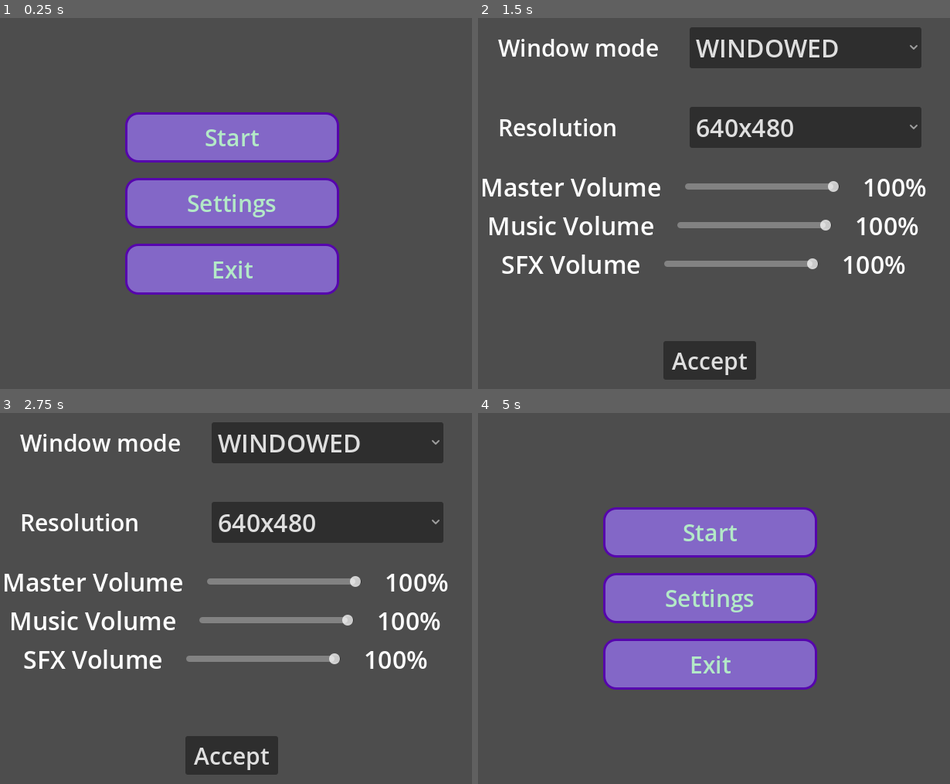
Above: before the commit, frames 1-4 (two rows, left to right).
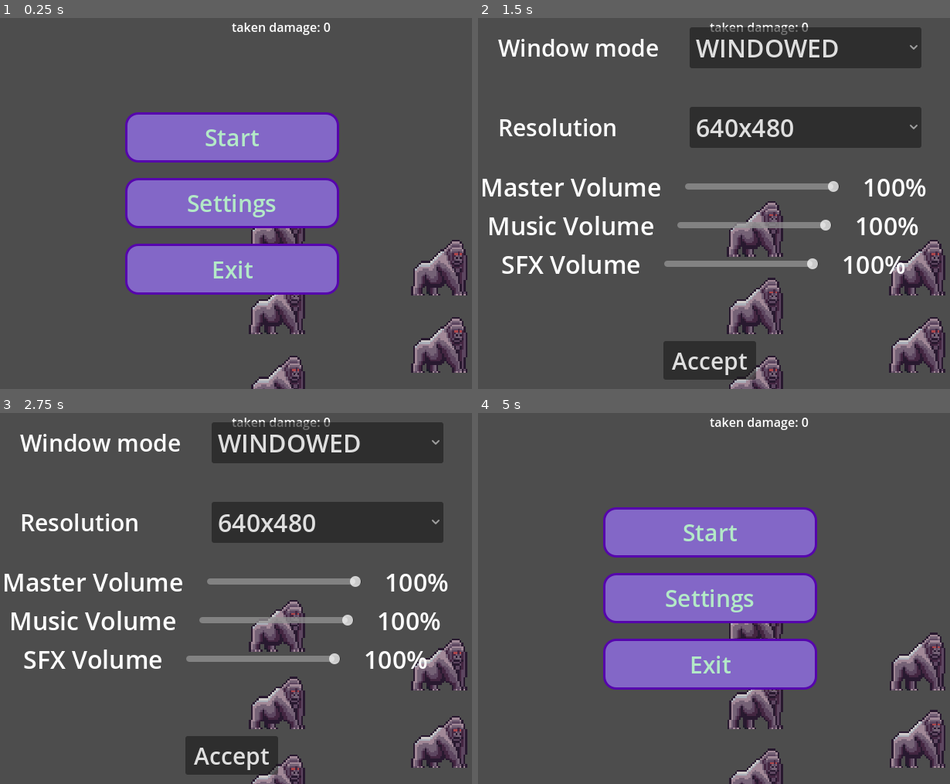
Above: after the commit, the same moments.

Repository: C0ldSt33l/Animal-raft
Game: Godot game, scene res://main_menu/main_menu.tscn
Two runs of this game, one before a commit and one after it. Both use one fixed random seed, a clock stepped at 60 frames per second and the inputs below.
Inputs (mouse positions are in pixels of both pictures, inside the frame that each line leads up to):
- Up to frame 1 (0.25 s): no input
- Up to frame 2 (1.5 s): click (756, 225) at 0.52 s; click (756, 303) at 1.27 s
- Up to frame 3 (2.75 s): click (278, 776) at 2.02 s
- Up to frame 4 (5 s): click (916, 661) at 2.77 s; click (916, 739) at 3.52 s; click "Accept" at 4.25 s

The runs differ from the first frame. In frame 1, 4.0% of the frame differs, in the area x 49-100%, y 1-100%; in frame 2, 4.6%; in frame 3, 4.3%; in frame 4, 4.1%.

Commit message:
add enemy and some ability

Diff:
--- a/Animals/Animals_skill.gd
+++ b/Animals/Animals_skill.gd
@@ -24,90 +24,91 @@
 
 func Chicken_build_skill():
 	print('ko')
-func Chicken_attack_skill():
+func Chicken_attack_skill(enemy:Enemy):
 	print('agressive ko')
 
 func Crab_build_skill():
 	print('clacking')
-func Crab_attack_skill():
+func Crab_attack_skill(enemy:Enemy):
 	print('agressive clacking')
 
 func Toad_build_skill():
 	print('croaking')
-func Toad_attack_skill():
+func Toad_attack_skill(enemy:Enemy):
 	print('agressive croaking')
 
 func Monkey_build_skill():
 	print('Monkey')
-func Monkey_attack_skill():
+func Monkey_attack_skill(enemy:Enemy):
 	print('agressive Monkey')
 
 func Pig_build_skill():
 	print('oinc')
-func Pig_attack_skill():
+func Pig_attack_skill(enemy:Enemy):
 	print('agessive oinc')
 
 func Dog_build_skill():
 	print('barking')
-func Dog_attack_skill():
+func Dog_attack_skill(enemy:Enemy):
 	print('barking')
 
 func Cow_build_skill():
 	print('moo')
-func Cow_attack_skill():
+func Cow_attack_skill(enemy:Enemy):
 	print('agressive moo')
 
 func Goose_build_skill():
 	print('its a GOOSE!')
-func Goose_attack_skill():
+func Goose_attack_skill(enemy:Enemy):
 	print('its a agressive GOOSE!')
 
 func Gorilla_build_skill():
 	print('Gorilla')
-func Gorilla_attack_skill():
+func Gorilla_attack_skill(enemy:Enemy):
 	print('agressive Gorilla')
 
 func Boar_build_skill():
 	print('boar')
-func Boar_attack_skill():
+func Boar_attack_skill(enemy:Enemy):
 	print('hard boar')
 
 func Moose_build_skill():
 	print('Moose')
-func Moose_attack_skill():
+func Moose_attack_skill(enemy:Enemy):
 	print('agressive Moose')
 
 func Cat_build_skill():
 	print('meowing')
-func Cat_attack_skill():
+func Cat_attack_skill(enemy:Enemy):
 	print('scream')
 
 func Goat_build_skill():
 	print('goat')
-func Goat_attack_skill():
+func Goat_attack_skill(enemy:Enemy):
 	print('ram')
 
 func Sheep_build_skill():
 	print('Sheep')
-func Sheep_attack_skill():
+func Sheep_attack_skill(enemy:Enemy):
 	print('aggresive cloud')
 
 func Turtle_build_skill():
 	print('turtle')
-func Turtle_attack_skill():
+func Turtle_attack_skill(enemy:Enemy):
 	print('turtle')
 
 func Porcupine_build_skill():
 	print('Porcupine')
-func Porcupine_attack_skill():
+func Porcupine_attack_skill(enemy:Enemy):
 	print('agressive Porcupine')
 
 func Skunk_build_skill():
 	print('Skunk')
-func Skunk_attack_skill():
+func Skunk_attack_skill(enemy:Enemy):
 	print('Skunk attack')
 
 func Wolf_build_skill():
 	print('woof')
-func Wolf_attack_skill():
+func Wolf_attack_skill(enemy:Enemy):
 	print('agressive woof')
+	enemy.Damage()
--- a/Animals/animal.gd
+++ b/Animals/animal.gd
@@ -2,6 +2,7 @@
 
 @export var _Name: String = "Chicken"
 @export var _size: int = 0
+@export var Cooldawn: int = 0
 
 @onready var sprite = $AnimatedSprite2D as AnimatedSprite2D
 @onready var skills = $"/root/AnimalsSkill"
@@ -17,5 +18,8 @@
 	pass
 
 func _on_pressed() -> void:
+	emit_signal('ChosenAnial',self)
 	print('signal')
-	skills.FUNC_DIC[_Name][1].call() # Replace with function body.
+
+func getName() -> String:
+	return _Name
--- a/fight_scene.gd
+++ b/fight_scene.gd
@@ -1,7 +1,22 @@
 extends Node2D
 
+var Enemy_scene = preload("res://scenes/Enemy.tscn")
 var animal_scene = preload("res://Animals/animal.tscn")
-var n = 20
+
+var Enemies = []
+var animals = []
+
+@onready var skills = $"/root/AnimalsSkill"
+@onready var dmg = $TakenDamage as Label
+
+signal ChosenAnimal(Animal)
+var chose_animal
+
+signal ChosenEnemy(enemy)
+var chose_enemy
+
+var TakenDamage: int  = 0
+
 var points2D = [
 	Vector2i(360,250),
 	Vector2i(360,350),
@@ -26,11 +41,22 @@
 		animal._Name = 'Gorilla'
 		animal._size = 3
 		animal.position = points2D[i]
-		n+=20
 		add_child(animal)
 	 # Replace with function body.
 
-
+#тут будет уменьшение кулдауна всем животным в конце хода
 # Called every frame. 'delta' is the elapsed time since the previous frame.
 func _process(delta: float) -> void:
-	pass
+
+	dmg.text = "taken damage: " + str(TakenDamage)
+	if chose_animal and chose_enemy:
+		skills.FUNC_DIC[chose_animal.getName][1].call(chose_enemy)
+
+
+func _on_chosen_enemy(enemy: Variant) -> void:
+	chose_enemy = enemy
+	 # Replace with function body.
+
+
+func _on_chosen_animal(Animal: Variant) -> void:
+	chose_animal = Animal # Replace with function body.
--- a/fight_scene.tscn
+++ b/fight_scene.tscn
@@ -4,3 +4,11 @@
 
 [node name="FightScene" type="Node2D"]
 script = ExtResource("1_vm2hl")
+
+[node name="TakenDamage" type="Label" parent="."]
+offset_left = 320.0
+offset_right = 360.0
+offset_bottom = 23.0
+
+[connection signal="ChosenAnimal" from="." to="." method="_on_chosen_animal"]
+[connection signal="ChosenEnemy" from="." to="." method="_on_chosen_enemy"]
--- a/project.godot
+++ b/project.godot
@@ -19,6 +19,7 @@
 
 Settings="*res://SettingsConf.gd"
 AnimalsSkill="*res://Animals/Animals_skill.gd"
+FightScene="*res://fight_scene.tscn"
 
 [display]
 
--- /dev/null
+++ b/scenes/Enemy.tscn
@@ -0,0 +1,74 @@
+[gd_scene load_steps=11 format=3 uid="uid://yn4odolsueqp"]
+
+[ext_resource type="Script" path="res://scripts/enemy.gd" id="1_5gvkc"]
+[ext_resource type="Texture2D" uid="uid://b7pgx8k4rrcm4" path="res://Animals_img/Enemy/Mushroom/Mushroom with VFX/Mushroom-Idle.png" id="1_hf4wa"]
+
+[sub_resource type="AtlasTexture" id="AtlasTexture_pbe7u"]
+atlas = ExtResource("1_hf4wa")
+region = Rect2(0, 0, 80, 64)
+
+[sub_resource type="AtlasTexture" id="AtlasTexture_i3owc"]
+atlas = ExtResource("1_hf4wa")
+region = Rect2(80, 0, 80, 64)
+
+[sub_resource type="AtlasTexture" id="AtlasTexture_m5tym"]
+atlas = ExtResource("1_hf4wa")
+region = Rect2(160, 0, 80, 64)
+
+[sub_resource type="AtlasTexture" id="AtlasTexture_5nmoy"]
+atlas = ExtResource("1_hf4wa")
+region = Rect2(240, 0, 80, 64)
+
+[sub_resource type="AtlasTexture" id="AtlasTexture_5tueb"]
+atlas = ExtResource("1_hf4wa")
+region = Rect2(320, 0, 80, 64)
+
+[sub_resource type="AtlasTexture" id="AtlasTexture_hj4vi"]
+atlas = ExtResource("1_hf4wa")
+region = Rect2(400, 0, 80, 64)
+
+[sub_resource type="AtlasTexture" id="AtlasTexture_rgns2"]
+atlas = ExtResource("1_hf4wa")
+region = Rect2(480, 0, 80, 64)
+
+[sub_resource type="SpriteFrames" id="SpriteFrames_35su3"]
+animations = [{
+"frames": [{
+"duration": 1.0,
+"texture": SubResource("AtlasTexture_pbe7u")
+}, {
+"duration": 1.0,
+"texture": SubResource("AtlasTexture_i3owc")
+}, {
+"duration": 1.0,
+"texture": SubResource("AtlasTexture_m5tym")
+}, {
+"duration": 1.0,
+"texture": SubResource("AtlasTexture_5nmoy")
+}, {
+"duration": 1.0,
+"texture": SubResource("AtlasTexture_5tueb")
+}, {
+"duration": 1.0,
+"texture": SubResource("AtlasTexture_hj4vi")
+}, {
+"duration": 1.0,
+"texture": SubResource("AtlasTexture_rgns2")
+}],
+"loop": true,
+"name": &"Idle",
+"speed": 5.0
+}]
+
+[node name="Enemy" type="TextureButton"]
+offset_right = 81.0
+offset_bottom = 73.0
+script = ExtResource("1_5gvkc")
+
+[node name="AnimatedSprite2D" type="AnimatedSprite2D" parent="."]
+position = Vector2(40, 33)
+sprite_frames = SubResource("SpriteFrames_35su3")
+animation = &"Idle"
+autoplay = "Idle"
+
+[connection signal="pressed" from="." to="." method="_on_pressed"]
--- /dev/null
+++ b/scripts/enemy.gd
@@ -0,0 +1,17 @@
+class_name Enemy
+extends TextureButton
+# Called when the node enters the scene tree for the first time.
+var HP = 20
+func _ready() -> void:
+	pass # Replace with function body.
+
+
+# Called every frame. 'delta' is the elapsed time since the previous frame.
+func _process(delta: float) -> void:
+	pass
+
+
+func _on_pressed() -> void:
+	emit_signal('ChosenEnemy',self) # Replace with function body.
+func TakeDamage(value: int )-> void:
+	HP-=value
Binary file added: Animals_img/Enemy/Mushroom/Mushroom with VFX/Mushroom-Attack.png
Not shown, added: Animals_img/Enemy/Mushroom/Mushroom with VFX/Mushroom-Attack.png.import
Binary file added: Animals_img/Enemy/Mushroom/Mushroom with VFX/Mushroom-AttackWithStun.png
Not shown, added: Animals_img/Enemy/Mushroom/Mushroom with VFX/Mushroom-AttackWithStun.png.import
Binary file added: Animals_img/Enemy/Mushroom/Mushroom with VFX/Mushroom-Die.png
Not shown, added: Animals_img/Enemy/Mushroom/Mushroom with VFX/Mushroom-Die.png.import
Binary file added: Animals_img/Enemy/Mushroom/Mushroom with VFX/Mushroom-Hit.png
Not shown, added: Animals_img/Enemy/Mushroom/Mushroom with VFX/Mushroom-Hit.png.import
Binary file added: Animals_img/Enemy/Mushroom/Mushroom with VFX/Mushroom-Idle.png
Not shown, added: Animals_img/Enemy/Mushroom/Mushroom with VFX/Mushroom-Idle.png.import
Binary file added: Animals_img/Enemy/Mushroom/Mushroom with VFX/Mushroom-Run.png
Not shown, added: Animals_img/Enemy/Mushroom/Mushroom with VFX/Mushroom-Run.png.import
(and 2 more such lines)
